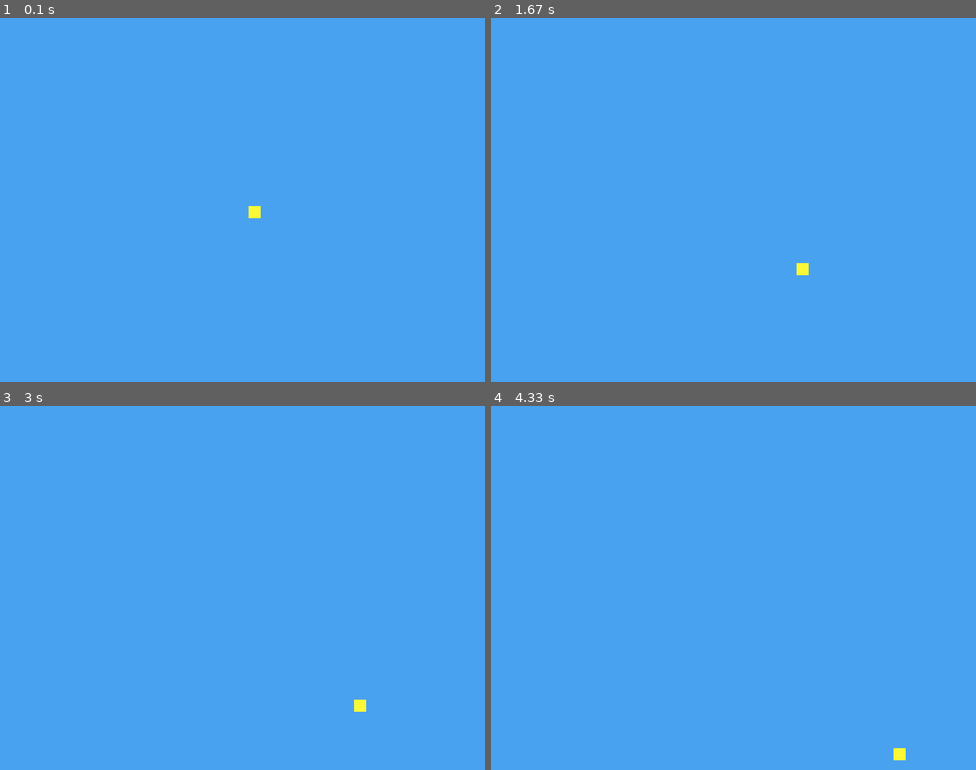
Above: before the commit, frames 1-4 (two rows, left to right).
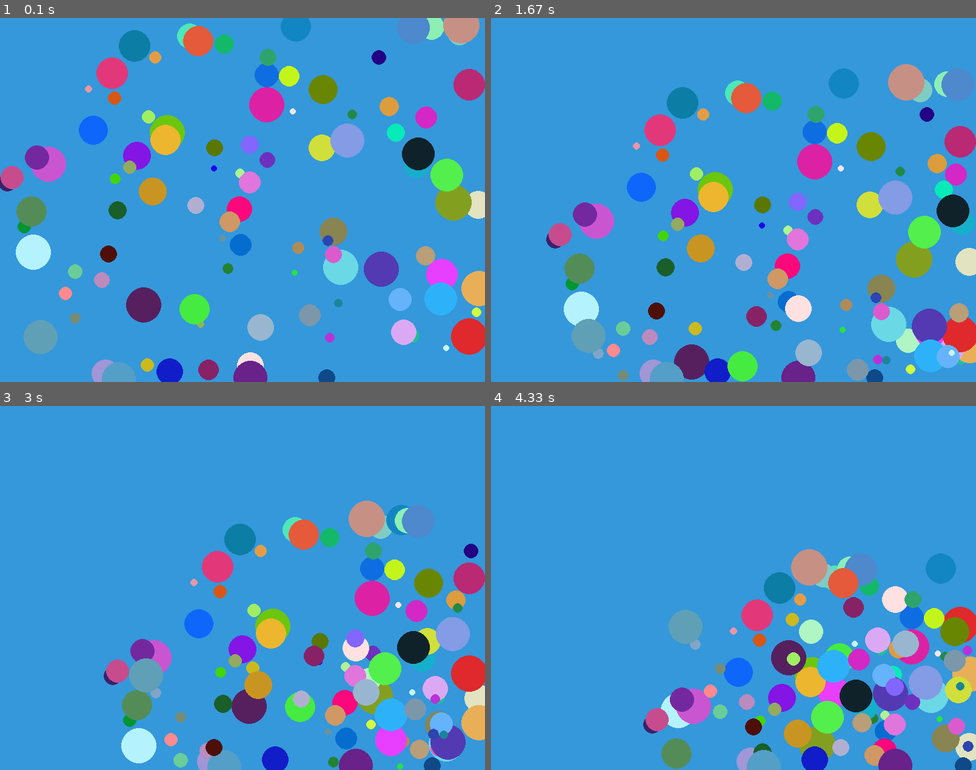
Above: after the commit, the same moments.

Repository: ivanes79/bolillas
Game: pygame game, started from main.py
Same seed, same stepped clock (60 frames per second), same inputs: the game is played once before the commit and once after it.
Inputs:
- Up to frame 1 (0.1 s): no input
- Up to frame 2 (1.67 s): no input
- Up to frame 3 (3 s): no input
- Up to frame 4 (4.33 s): no input

The runs differ from the first frame. In frame 1, 22% of the frame differs, in the area x 0-100%, y 0-100%; in frame 2, 21%; in frame 3, 20%; in frame 4, 18%.

Commit message:
commit final bolillas

Diff:
--- /dev/null
+++ b/all_inclusive_class.py
@@ -0,0 +1,38 @@
+import pygame as pg
+
+class Figura:
+    def __init__(self,pos_x,pos_y,w=20,h=20,color=(255,255,255),vx=1,vy=1,radio=20):
+        self.pos_x = pos_x
+        self.pos_y = pos_y
+        self.w = w
+        self.h = h
+        self.color = color
+        self.vx=vx
+        self.vy=vy
+        self.radio = radio
+
+    def moverRectangulo(self,xmax,ymax):
+        self.pos_x += self.vx
+        self.pos_y += self.vy
+
+        if  self.pos_x <= 0 or self.pos_x >= (xmax-self.w):
+            self.vx *= -1
+
+        if self.pos_y <= 0 or self.pos_y >= (ymax-self.h):
+            self.vy *=-1
+
+    def moverCirculo(self,xmax,ymax):
+        self.pos_x += self.vx
+        self.pos_y += self.vy
+
+        if  self.pos_x <= 0 or self.pos_x >= (xmax-self.radio):
+            self.vx *= -1
+
+        if self.pos_y <= 0 or self.pos_y >= (ymax-self.radio):
+            self.vy *= -1
+
+    def dibujarRectangulo(self,pantalla):
+        pg.draw.rect(pantalla,self.color,(self.pos_x,self.pos_y,self.w,self.h))
+
+    def dibujarCirculo(self,pantalla):
+        pg.draw.circle(pantalla,self.color,(self.pos_x,self.pos_y),self.radio)
--- a/clase_bolas.py
+++ b/clase_bolas.py
@@ -1,34 +1,35 @@
-'''
+import pygame as pg
 class BolasLocas():
-    def __init__(self,x,y,ancho,largo):
-        self.x = int(x)
-        self.y = int(y)
-        self.ancho = ancho
-        self.largo = largo
+    def __init__(self,pos_x,pos_y,color=(255,255,255),w=20,h=20):
+        self.color = color
+        self.pos_x = pos_x
+        self.pos_y = pos_y
+        self.w = w
+        self.h = h
+        self.vy = 0
+        self.vx = 0
 
 
-    def movimiento(self):
-        self.vx = 1
-        self.vy = 1
-        self.x += vx
-        self.y += vy
-        if self.x >= 800 or self.x == 0:
-            vx = vx * -1
-        if self.y >= 600 or self.y == 0:
-            vy = vy * -1
+    def velocidad(self,vx,vy):
+        self.vx = vx
+        self.vy = vy
+
+
+
+    def movimiento(self,xmax,ymax):
+        self.pos_x += self.vx
+        self.pos_y += self.vy
+
+        if self.pos_x >= (xmax-self.w) or self.pos_x <= 0:
+            self.vx *= -1
+        if self.pos_y >= (ymax-self.h) or self.pos_y <= 0:
+            self.vy = self.vy * -1
 
         #return mov
 
-
-bola1 = BolasLocas(300,400,20,20)
-bola2 = BolasLocas(200,300,20,20)
-bola3 = BolasLocas(150,400,20,20)
-bola4 = BolasLocas(50,200,20,20)
-bola5 = BolasLocas(250,50,20,20)
-bola6 = BolasLocas(300,100,20,20)
-
-print(bola5.x)
-print(bola6.y)
-print(bola3.ancho)
-print(bola2.largo)
-'''
+class bolillas:
+    def __init__(self,pos_x,pos_y,color=(255,255,255),radio=20,vx=1,vy=1):
+        self.pos_x = pos_x
+        self.pos_y = pos_y
+        self.pos_radio = radio
+        self.pos_x = pos_x
--- a/ejercicio_class.py
+++ b/ejercicio_class.py
@@ -21,11 +21,10 @@
 '''
 game_over = False
 contador = 0
-x = 400
-y = 300
-vx = 1
-vy = 1
-bola1 = BolasLocas(400,300,20,20)
+
+bola1 = BolasLocas(400,300)
+bola1 = BolasLocas(200,500,color = (192,))
+
 while not game_over:#bucle para ejecutar los fotogramas para el repintado de la pantalla
 
     for eventos in pg.event.get():# captura todos los eventos de pygame en forma de lista
--- /dev/null
+++ b/figura_class.py
@@ -0,0 +1,49 @@
+import pygame as pg
+
+class Rectangulo:
+
+    def __init__(self,pos_x,pos_y,w=20,h=20,color=(255,255,255),vx=1,vy=1):
+        self.pos_x = pos_x
+        self.pos_y = pos_y
+        self.w = w
+        self.h = h
+        self.color = color
+        self.vx=vx
+        self.vy=vy
+
+    def mover(self,xmax,ymax):
+        self.pos_x += self.vx
+        self.pos_y += self.vy
+
+        if  self.pos_x <= 0 or self.pos_x >= (xmax-self.w):
+            self.vx *= -1
+
+        if self.pos_y <= 0 or self.pos_y >= (ymax-self.h):
+            self.vy *=-1
+
+    def dibujar(self,pantalla):
+        pg.draw.rect(pantalla,self.color,(self.pos_x,self.pos_y,self.w,self.h))
+
+
+class Bolillas:
+    def __init__(self,pos_x,pos_y,color=(255,255,255),radio=20,vx=1,vy=1):
+        self.pos_x = pos_x
+        self.pos_y = pos_y
+        self.radio = radio
+        self.color = color
+        self.vx = vx
+        self.vy = vy
+
+
+    def mover(self,xmax,ymax):
+        self.pos_x += self.vx
+        self.pos_y += self.vy
+
+        if  self.pos_x <= 0 or self.pos_x >= (xmax-self.radio):
+            self.vx *= -1
+
+        if self.pos_y <= 0 or self.pos_y >= (ymax-self.radio):
+            self.vy *= -1
+
+    def dibujar(self,pantalla):
+        pg.draw.circle(pantalla,self.color,(self.pos_x,self.pos_y),self.radio)
--- a/main.py
+++ b/main.py
@@ -1,61 +1,49 @@
 import pygame as pg
+from all_inclusive_class import Figura
+from figura_class import Rectangulo,Bolillas
+import random
+##
 
-#inicializar todos los modulos de pygame
-#pantallas,sonidos,teclados,etc
+
 pg.init()
 
-#creamos una pantalla o surface
-pantalla_principal = pg.display.set_mode( (800,600) )# ventana y tamaño de ventana
-pg.display.set_caption("Bolillas rebotando")# titulo de la ventana
+pantalla_principal = pg.display.set_mode( (800,600) )
+pg.display.set_caption("Bolillas Rebotando")
 
-#es una variable para controlar el bucle
-game_over = False
-contador = 0
-x = 400
-y = 300
-vx = 1
-vy = 1
+#rect1 = Rectangulo(random.randint(0,800),random.randint(0,600),w=random.randint(10,40),h=random.randint(10,40))
+#rect2 = Rectangulo(random.randint(0,800),random.randint(0,600),color=(192, 57, 43),w=random.randint(10,40),h=random.randint(10,40))
+listaBolillas=[]
+for i in range(1,101):
+    listaBolillas.append(Figura(random.randint(0,800),random.randint(0,600),color=(random.randint(0,255), random.randint(0,255), random.randint(0,255)),radio=random.randint(5,30)) )
 
 
+#bolilla1=Bolillas(random.randint(0,800),random.randint(0,600),radio=random.randint(10,40))
+#bolilla2 = Bolillas(random.randint(0,800),random.randint(0,600),color=(192, 57, 43),radio=random.randint(10,40))
 
-while not game_over:#bucle para ejecutar los fotogramas para el repintado de la pantalla
-
-    for eventos in pg.event.get():# captura todos los eventos de pygame en forma de lista
+game_over = False
+while not game_over:
+    for eventos in pg.event.get():
         print(eventos)
-        if eventos.type == pg.QUIT:#controlar que pare el bucle
+        if eventos.type == pg.QUIT:
             game_over = True
 
-    pantalla_principal.fill( (73, 162, 240) )#asigna un color a la pantalla
-    #hay que poner lo que queramos antes del display.flip
-    x += vx
-    y += vy
-    if x >= 800 or x == 0:#llegue a los limites
-        vx = vx * -1
-    if y >= 600 or y == 0:
-        vy = vy * -1
+    pantalla_principal.fill( ( 52, 152, 219 ) )
+
+    for bolilla in listaBolillas:
+        bolilla.moverCirculo(800,600)
+        bolilla.dibujarCirculo(pantalla_principal)
+    '''
+    rect1.mover(800,600)
+    rect2.mover(800,600)
+    bolilla1.mover(800,600)
+    bolilla2.mover(800,600)
+
+    bolilla1.dibujar(pantalla_principal)
+    bolilla2.dibujar(pantalla_principal)
+    rect1.dibujar(pantalla_principal)
+    rect2.dibujar(pantalla_principal)
+    '''
+    pg.display.flip()
 
 
-
-
-    '''
-    if x != 780:
-        x += 1
-    if y != 580:
-        y += 1
-    '''
-
-
-
-    #la surface o pantalla #color en rgb  #posicion(posicion(ancho y largo) y dimensiones(ancho y largo)
-    pg.draw.rect(pantalla_principal,(250, 248, 55),(x,y,20,20))
-
-    #metodo para definir un cuadrado
-
-    pg.display.flip()#para activar el color que le hemos asignado con rgb
-
-    contador += 1
-
-
-
-
-pg.quit
+pg.quit()
--- /dev/null
+++ b/repaso_pygame.py
@@ -0,0 +1,53 @@
+import pygame as pg
+
+pg.init()
+
+pantalla_principal = pg.display.set_mode((800,600))
+pg.display.set_caption("Bolillas Robando")
+
+x=390
+y=290
+vx=1
+vy=1
+
+x2=300
+y2=400
+vx2=1
+vy2=1
+
+
+
+game_over=False
+contador = 0
+while not game_over:
+    for eventos in pg.event.get():
+        if eventos.type == pg.QUIT:
+            game_over = True
+    contador+=1
+    print("fotograma :",contador)
+
+    pantalla_principal.fill((52,152,219))
+
+    x += vx
+    y += vy
+
+    x2 += vx2
+    y2 += vy2
+
+    if x >= 800 or x <=0:#limite en x
+        vx *= -1
+    if y >= 600 or y <=0:#limite en y
+        vy *= -1
+
+    if x2 >= 800 or x2 <=0:#limite en x
+        vx2 *= -1
+    if y2 >= 600 or y2 <=0:#limite en y
+        vy2 *= -1
+
+    pg.draw.rect(pantalla_principal,(255,255,255),(x,y,20,20) )
+
+    pg.draw.rect(pantalla_principal,(0,255,0),(x2,y2,20,20) )
+
+    pg.display.flip()
+
+pg.quit()
Binary file changed: requirements.txt
Not shown, added: .gitignore
